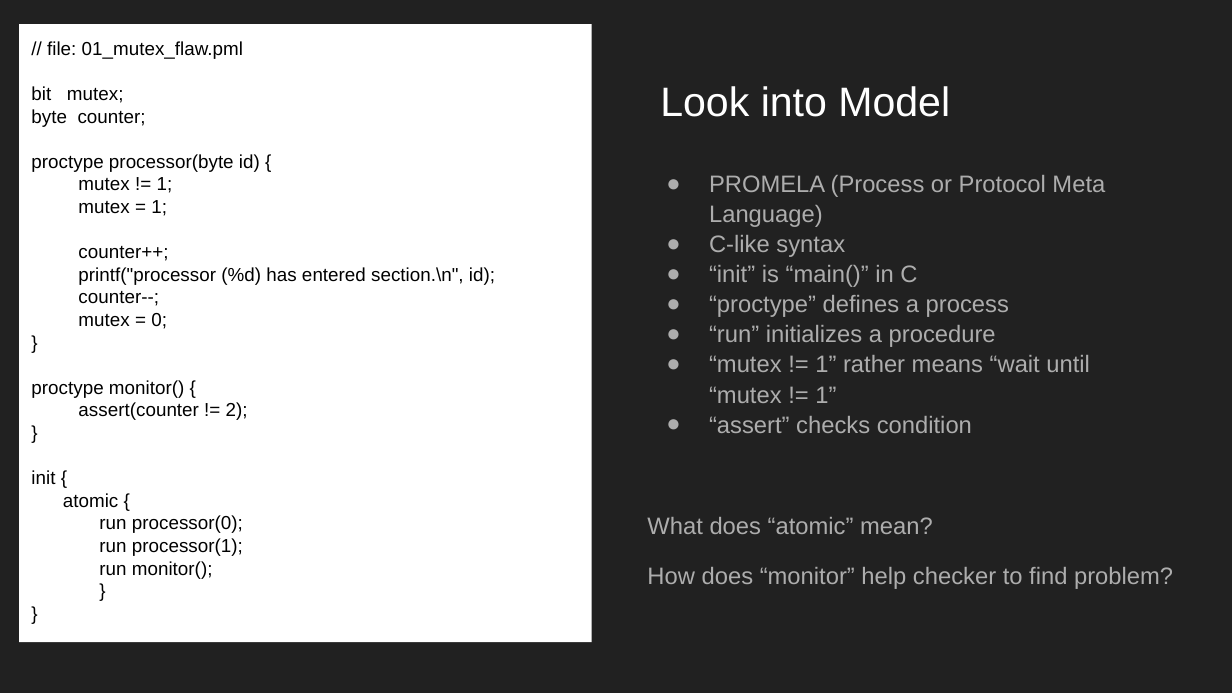
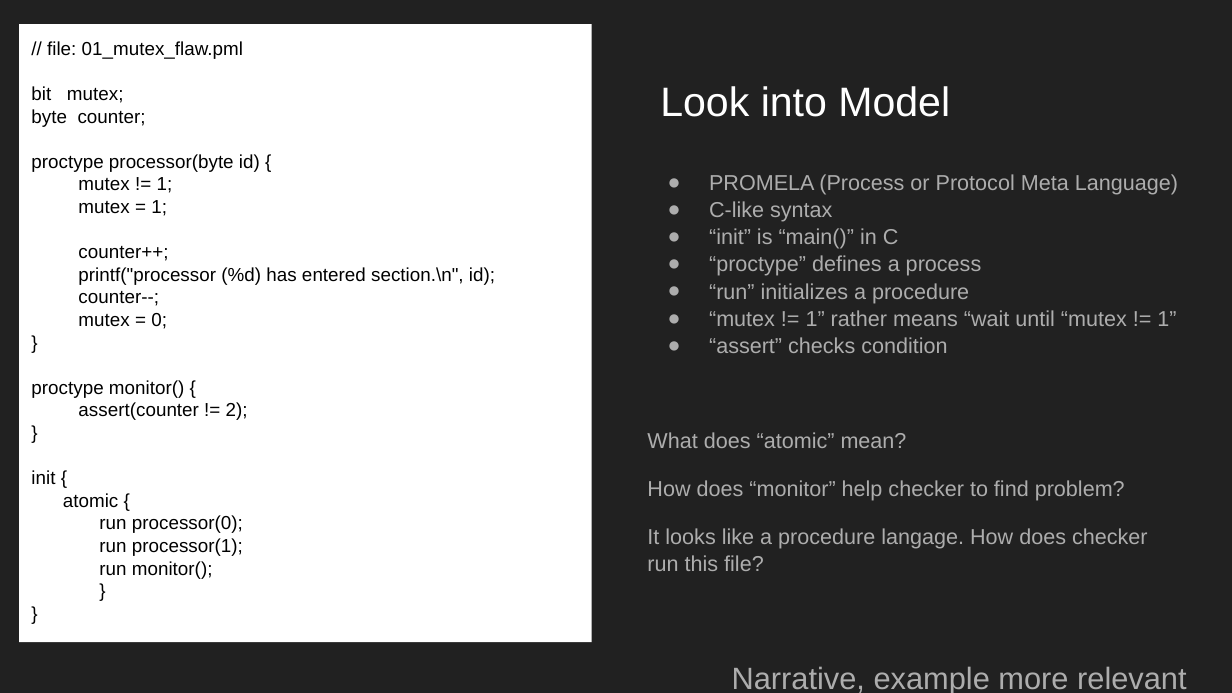
Before and after one commit to LeoXS/model_checking_ppt, a slide deck: slide 11 of Model Checking with Spin Model Checker.pptx (slide 10 before the commit). Drawn at 1232x693 pixels with LibreOffice and Linux fonts; fonts in the diff are those of the drawing. Boxes give left, top, right and bottom in pixels: in the first picture for what was removed or moved away, otherwise in the second. Text is boxed around its words. In the diff, an @@ line names an element or a change of style, - is before the commit and + after.

```diff
--- a/Model Checking with Spin Model Checker.pptx
+++ b/Model Checking with Spin Model Checker.pptx
@@ text at <box>647,174,1178,501</box>: size 13.9 to 12.6 pt in "PROMELA (Process or Protocol Meta Language)", "C-like syntax", "“init” is “main()” in C", "“proctype” defines a process" and 5 more places; indent changed; less space between paragraphs @@
@@ text at <box>647,528,1148,571</box>: paragraph added @@
+It looks like a procedure langage. How does checker run this file?
@@ text added at <box>732,666,1186,693</box>, 18 pt, text #ADADAD @@
+Narrative, example more relevant
```
Also in this commit, not shown: 10 other slides changed, 10 slides added, 1 slide removed, 7 other files.
